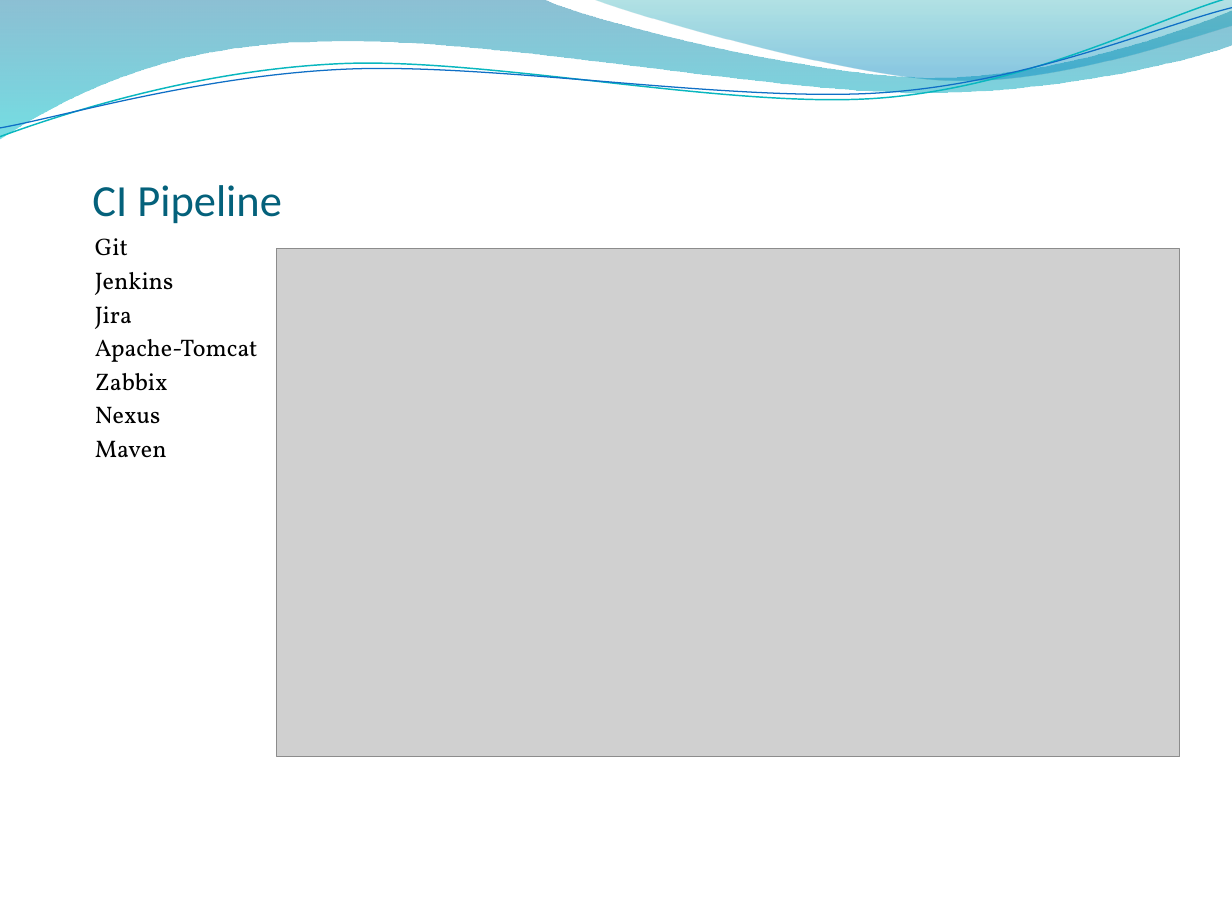
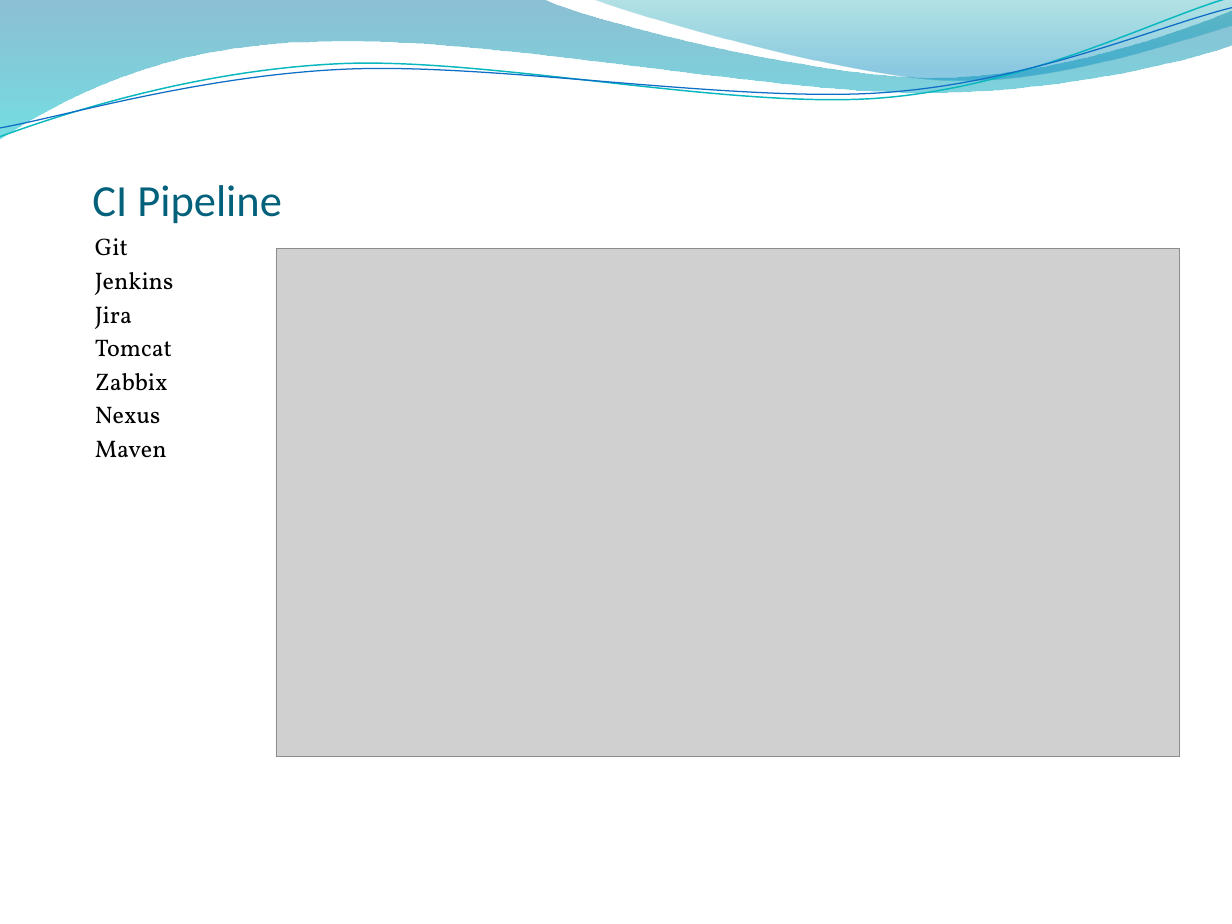
Before and after one commit to Brad94/Team2CIProject, a slide deck: slide 12 of Presentation.pptx (slide 11 before the commit). Drawn at 1232x924 pixels with LibreOffice and Linux fonts; fonts in the diff are those of the drawing; grey boxes stand for pictures; background and template pictures are left out. Boxes give left, top, right and bottom in pixels: in the first picture for what was removed or moved away, otherwise in the second. Text is boxed around its words. In the diff, an @@ line names an element or a change of style, - is before the commit and + after.

```diff
--- a/Presentation.pptx
+++ b/Presentation.pptx
@@ text at (x1=95, y1=339, x2=172, y2=357): text changed @@
-Apache-Tomcat
+Tomcat
```
Also in this commit, not shown: 8 other slides changed, 5 slides added.
